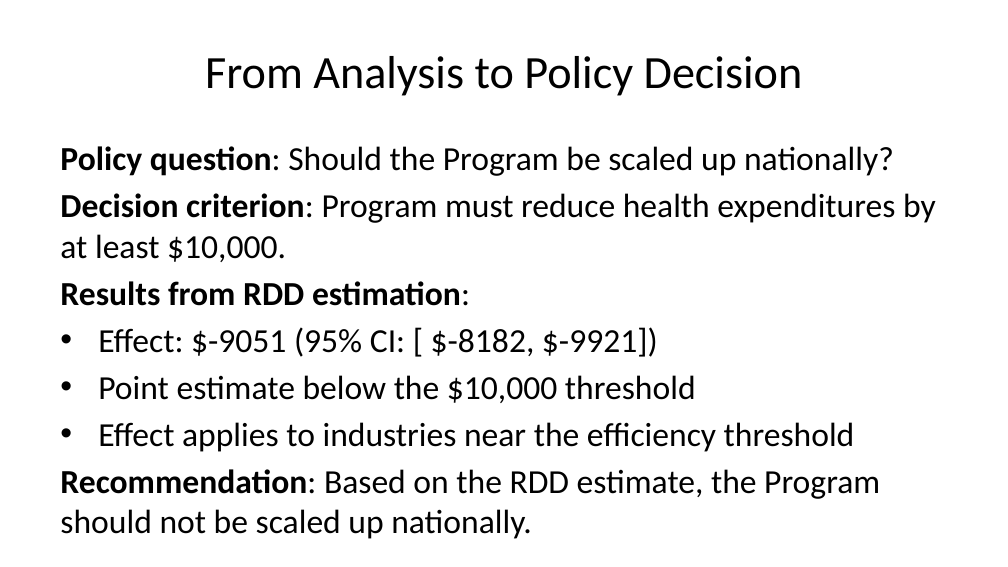
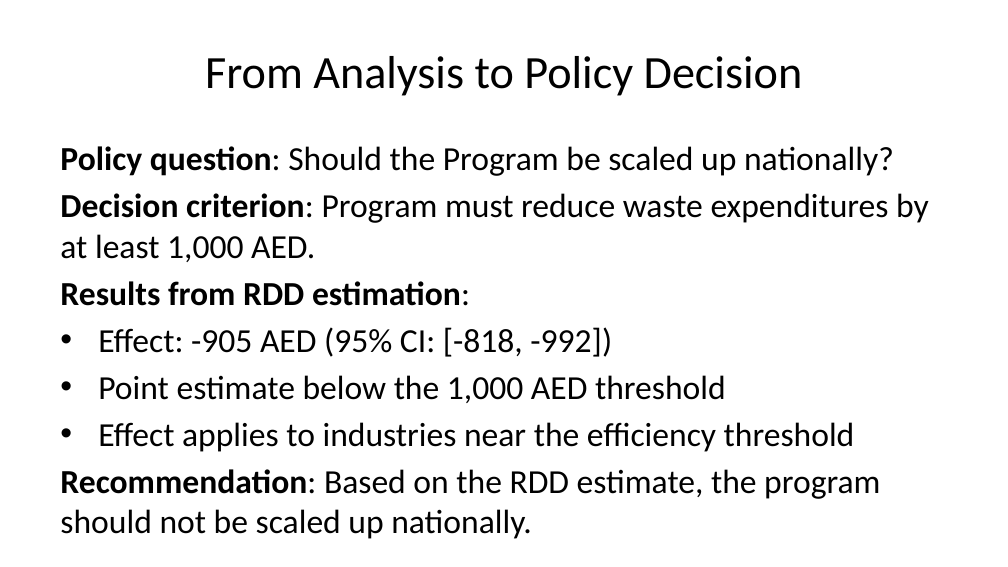
Before and after one commit to lsempe77/R-course, a slide deck: slide 18 of sessions_in_Abu_Dhabi/session_8.pptx (slide 17 before the commit). Drawn at 1008x567 pixels with LibreOffice and Linux fonts; fonts in the diff are those of the drawing. Boxes give left, top, right and bottom in pixels: in the first picture for what was removed or moved away, otherwise in the second. Text is boxed around its words. In the diff, an @@ line names an element or a change of style, - is before the commit and + after.

```diff
--- a/sessions_in_Abu_Dhabi/session_8.pptx
+++ b/sessions_in_Abu_Dhabi/session_8.pptx
@@ text at bbox=[60, 193, 929, 262]: text changed @@
-Decision criterion: Program must reduce health expenditures by at least $10,000.
+Decision criterion: Program must reduce waste expenditures by at least 1,000 AED.
@@ text at bbox=[98, 327, 726, 403]: text changed @@
-• Effect: $-9051 (95% CI: [ $-8182, $-9921])
-• Point estimate below the $10,000 threshold
+• Effect: -905 AED (95% CI: [-818, -992])
+• Point estimate below the 1,000 AED threshold
@@ text at bbox=[60, 469, 880, 499]: text changed @@
-Recommendation: Based on the RDD estimate, the Program should not be scaled up nationally.
+Recommendation: Based on the RDD estimate, the program should not be scaled up nationally.
```
Also in this commit, not shown: 8 other slides changed, 1 slide added, 38 other files.
